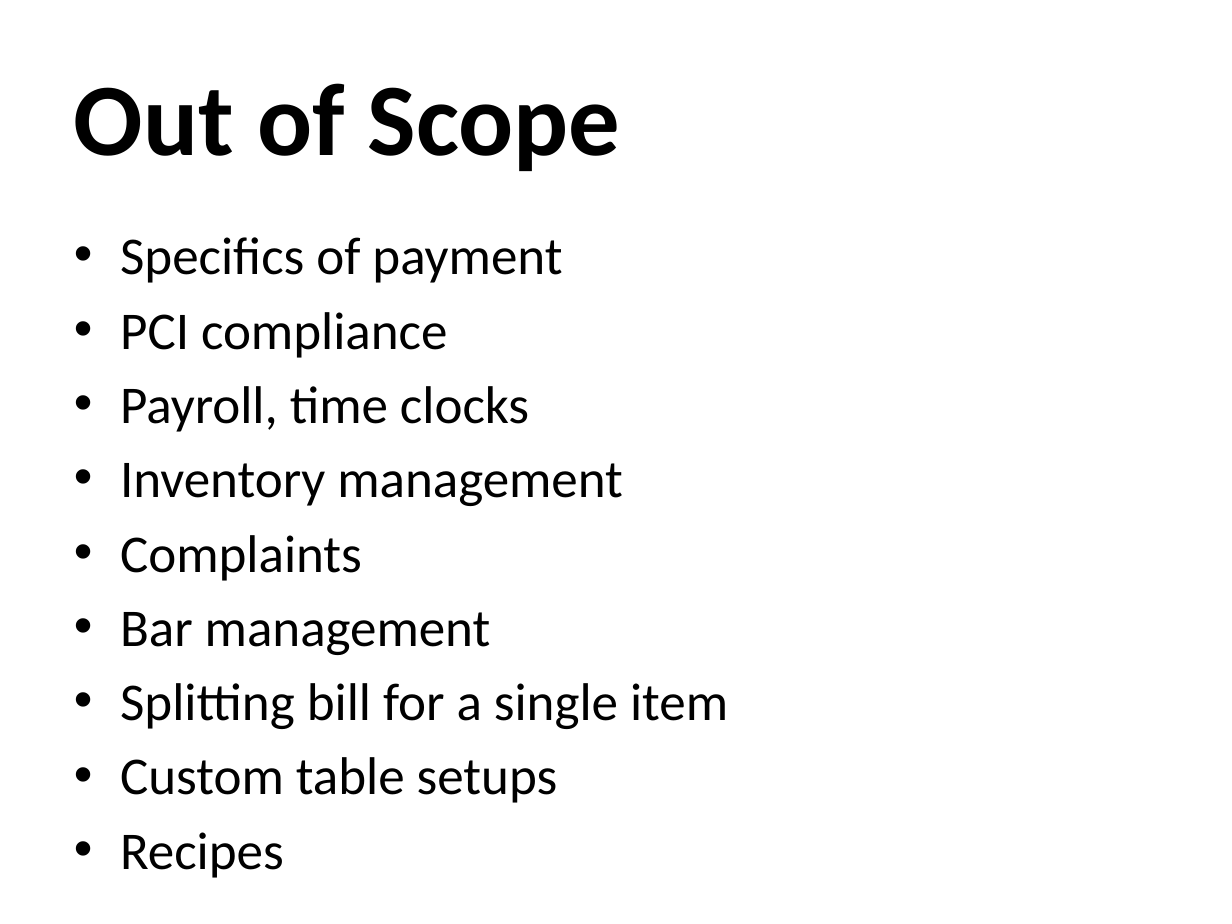
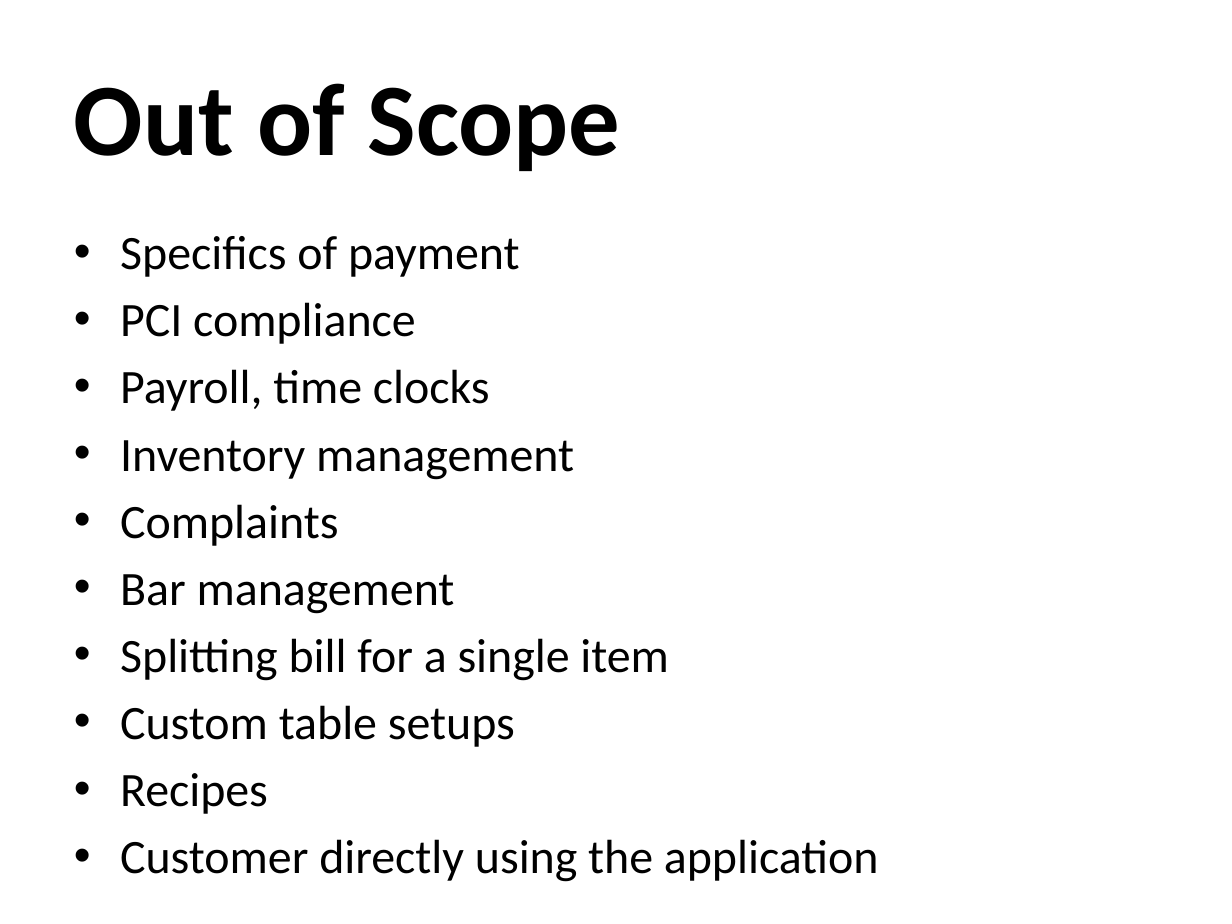
Before and after one commit to osmihi/Capstone, a slide deck: slide 27 of Project Documents/Group3_Presentation1_Capstone.pptx (slide 22 before the commit). Drawn at 1232x924 pixels with LibreOffice and Linux fonts; fonts in the diff are those of the drawing; background and template pictures are left out. Boxes give left, top, right and bottom in pixels: in the first picture for what was removed or moved away, otherwise in the second. Text is boxed around its words. In the diff, an @@ line names an element or a change of style, - is before the commit and + after.

```diff
--- a/Project Documents/Group3_Presentation1_Capstone.pptx
+++ b/Project Documents/Group3_Presentation1_Capstone.pptx
@@ text at (120, 236, 669, 814): size 31 to 28 pt in "Specifics of payment", "PCI compliance", "Payroll, time clocks", "Inventory management" and 5 more places @@
@@ text at (120, 839, 878, 882): paragraph added @@
+• Customer directly using the application
```
Also in this commit, not shown: 8 other slides changed, 5 slides added.
